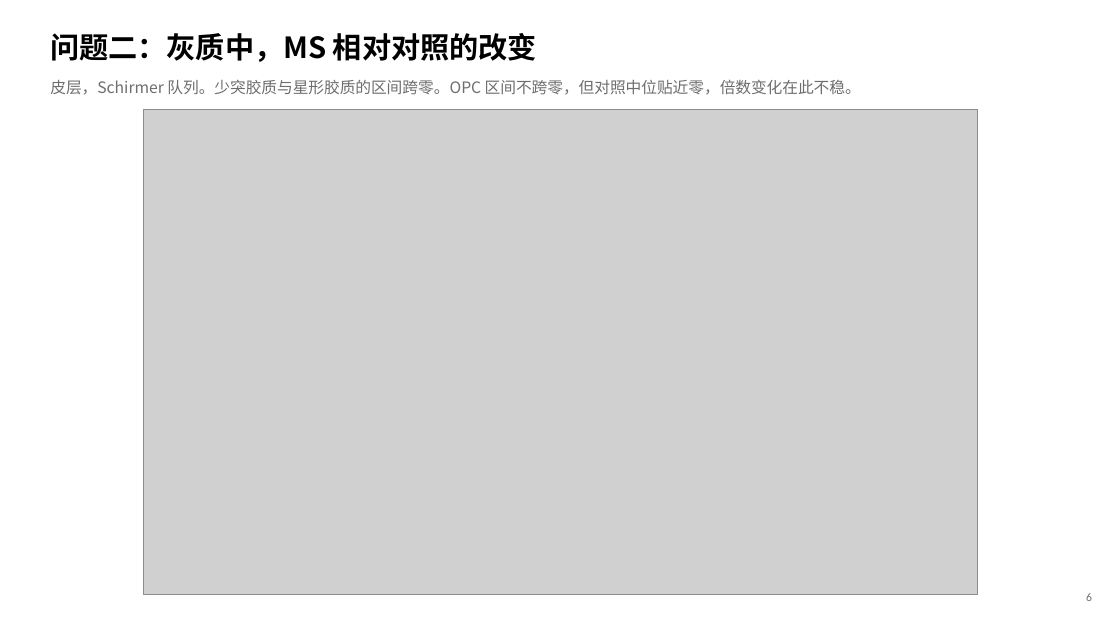
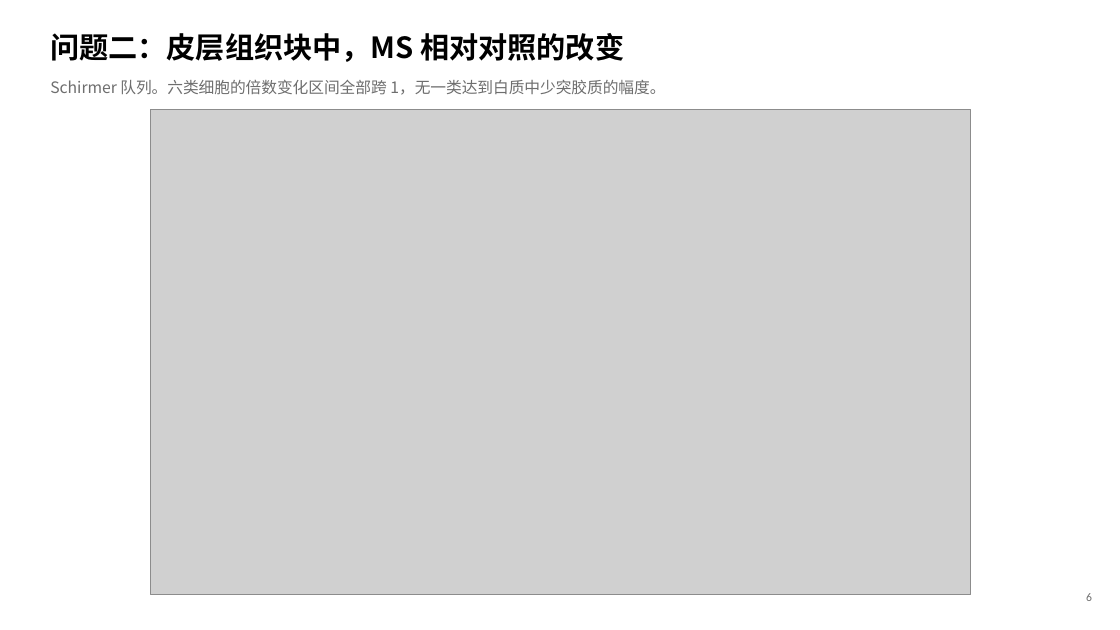
Before and after one commit to 7c96bzczcj-prog/aaa, a slide deck: slide 7 of results/mda5/MDA5_IFIH1_人脑与MS.pptx. Drawn at 1120x630 pixels with LibreOffice and Linux fonts; fonts in the diff are those of the drawing; grey boxes stand for pictures. Boxes give left, top, right and bottom in pixels: in the first picture for what was removed or moved away, otherwise in the second. Text is boxed around its words. In the diff, an @@ line names an element or a change of style, - is before the commit and + after.

```diff
--- a/results/mda5/MDA5_IFIH1_人脑与MS.pptx
+++ b/results/mda5/MDA5_IFIH1_人脑与MS.pptx
@@ text at bbox=[50, 33, 624, 62]: text changed @@
-问题二：灰质中，MS 相对对照的改变
+问题二：皮层组织块中，MS 相对对照的改变
@@ text at bbox=[50, 80, 665, 95]: text changed @@
-皮层，Schirmer 队列。少突胶质与星形胶质的区间跨零。OPC 区间不跨零，但对照中位贴近零，倍数变化在此不稳。
+Schirmer 队列。六类细胞的倍数变化区间全部跨 1，无一类达到白质中少突胶质的幅度。
@@ picture: place and size @@
-picture at bbox=[144, 109, 978, 595]
+picture at bbox=[150, 109, 970, 595]
```
Also in this commit, not shown: 8 other slides changed, 1 slide added, 13 other files.
